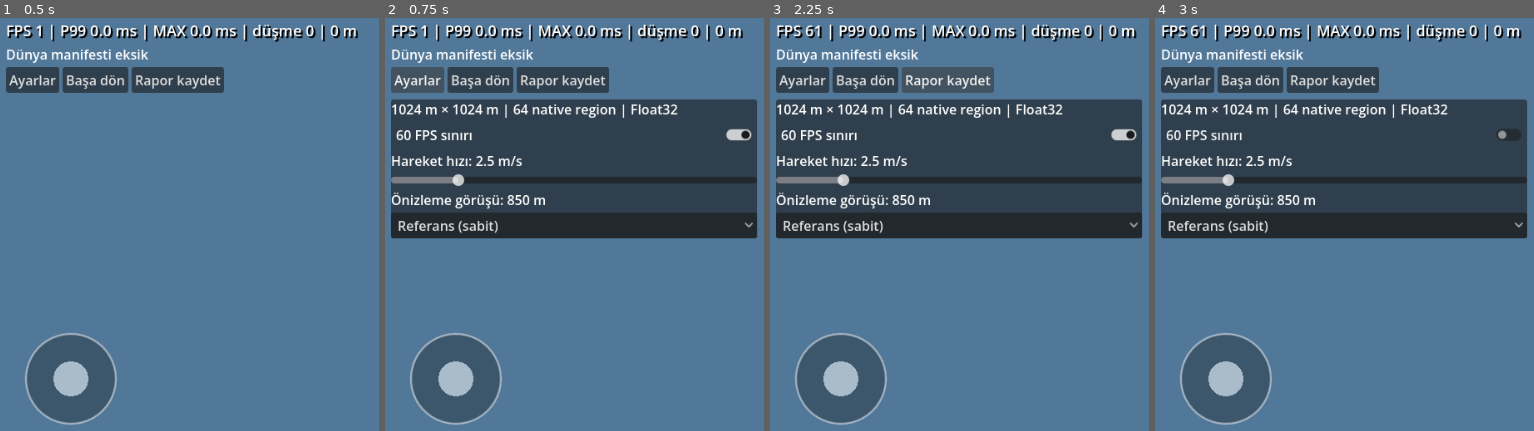
Above: before the commit, frames 1-4 (left to right).
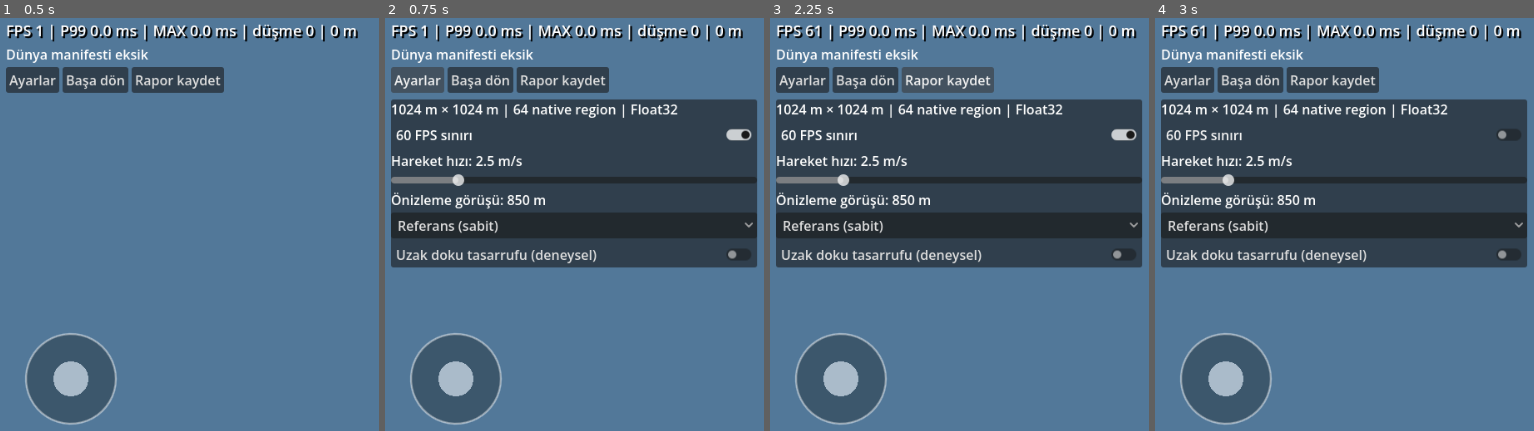
Above: after the commit, the same moments.

Repository: mehmetdem2005/FareOyunu
Game: Godot game, scene res://play.tscn
The game is run twice, just before and just after one commit, with the same random seed, the same clock (stepped at 60 frames per second) and the same inputs.
Inputs:
- Up to frame 1 (0.5 s): no input
- Up to frame 2 (0.75 s): click "Ayarlar" at 0.5 s
- Up to frame 3 (2.25 s): click "Başa dön" at 1.25 s; click "Rapor kaydet" at 2 s
- Up to frame 4 (3 s): click "60 FPS sınırı" at 2.75 s

Frame 1 is identical in both runs. In frame 2, 7.0% of the frame differs, in the area x 1-99%, y 53-61%; in frame 3, 7.0%; in frame 4, 7.0%.

Commit message:
perf(P1.8.4-5): defer unsafe horizon culling; opt-in exact zero-weight distant material sampling

Diff:
--- a/tools/terrain3d_runtime/play.gd
+++ b/tools/terrain3d_runtime/play.gd
@@ -4,6 +4,7 @@
 const PreviewRange = preload("res://preview_range.gd")
 var preview_range := PreviewRange.new()
 var range_label: Label
+var far_material_skip := false
 var recorder := Recorder.new()
 var report_path := ""
 var load_begin := 0
@@ -171,6 +172,15 @@
 		apply_preview_range("manual_selection")
 	)
 	box.add_child(range_options)
+	var far_skip := CheckButton.new()
+	far_skip.text = "Uzak doku tasarrufu (deneysel)"
+	far_skip.toggled.connect(func(enabled: bool):
+		far_material_skip = enabled
+		if backend != null:
+			backend.terrain.get("material").call("set_shader_param","far_exact_texture_skip",enabled)
+		recorder.event("far_texture_skip",enabled)
+	)
+	box.add_child(far_skip)
 
 func apply_preview_range(reason: String) -> void:
 	var old_far := camera.far
@@ -238,6 +248,7 @@
 		fail_load("Başlangıç yüksekliği okunamadı")
 		return
 	backend = next
+	backend.terrain.get("material").call("set_shader_param","far_exact_texture_skip",far_material_skip)
 	spawn = Vector3(player.position.x,height+SPAWN_CLEARANCE_M,player.position.z)
 	respawn()
 	loading = false
@@ -250,6 +261,7 @@
 	# CPU wall-clock calls, not GPU completion timestamps. Recorded once, not per frame.
 	recorder.event("startup_phases_us",phases)
 	recorder.event("startup_io",backend.startup_io)
+	recorder.event("far_texture_skip",far_material_skip)
 	# Analytical clipmap tile coverage, not a visibility or GPU timing measurement.
 	var lod_count := int(backend.terrain.get("mesh_lods"))
 	var tile_size := int(backend.terrain.get("mesh_size"))
--- a/tools/terrain3d_runtime/shaders/world_surface.gdshader
+++ b/tools/terrain3d_runtime/shaders/world_surface.gdshader
@@ -311,6 +311,9 @@
 uniform sampler2D rock_tex : source_color, filter_linear_mipmap, repeat_enable;
 uniform sampler2D sand_tex : source_color, filter_linear_mipmap, repeat_enable;
 uniform sampler2D grass_tex : source_color, filter_linear_mipmap, repeat_enable;
+// Explicit opt-in. Near material and default reference remain unchanged.
+uniform bool far_exact_texture_skip = false;
+uniform float far_texture_skip_start_m : hint_range(16.0, 512.0, 1.0) = 64.0;
 
 void fragment() {
 	// Recover UVs
@@ -493,13 +496,59 @@
 	float variation = 0.5 + 0.25*sin(p.x*0.073 + p.z*0.026) + 0.25*sin(p.z*0.119-p.x*0.032);
 	float meadow = smoothstep(0.25, 0.65, variation) * (1.0-low) * (1.0-high) * (1.0-steep);
 	vec2 world_uv = p.xz;
-	vec3 soil = texture(soil_tex, world_uv / 2.6).rgb;
-	vec3 grass = texture(grass_tex, world_uv / 3.1).rgb;
-	vec3 sand = texture(sand_tex, world_uv / 1.8).rgb;
-	vec3 rock = texture(rock_tex, world_uv / 5.0).rgb;
-	vec3 base = mix(soil, grass, meadow);
-	base = mix(base,sand,low*(1.0-steep));
-	base = mix(base,rock,max(steep,high*0.58));
+	float sand_weight = low*(1.0-steep);
+	float rock_weight = max(steep,high*0.58);
+	// Derivatives evaluated in uniform flow, before any fragment-varying branch.
+	vec2 dx = dFdx(world_uv);
+	vec2 dy = dFdy(world_uv);
+	vec3 base;
+	if (!far_exact_texture_skip) {
+		vec3 soil = texture(soil_tex, world_uv / 2.6).rgb;
+		vec3 grass = texture(grass_tex, world_uv / 3.1).rgb;
+		vec3 sand = texture(sand_tex, world_uv / 1.8).rgb;
+		vec3 rock = texture(rock_tex, world_uv / 5.0).rgb;
+		base = mix(soil, grass, meadow);
+		base = mix(base,sand,low*(1.0-steep));
+		base = mix(base,rock,max(steep,high*0.58));
+	} else if (distance(p.xz, v_camera_pos.xz) >= far_texture_skip_start_m) {
+		// Skip only mathematically zero-contribution inputs, never approximate weights.
+		// Explicit gradients preserve the mip footprint in non-uniform control flow.
+		if (rock_weight >= 1.0) {
+			base = textureGrad(rock_tex, world_uv / 5.0, dx / 5.0, dy / 5.0).rgb;
+		} else {
+			if (sand_weight >= 1.0) {
+				base = textureGrad(sand_tex, world_uv / 1.8, dx / 1.8, dy / 1.8).rgb;
+			} else {
+				if (meadow <= 0.0) {
+					base = textureGrad(soil_tex, world_uv / 2.6, dx / 2.6, dy / 2.6).rgb;
+				} else if (meadow >= 1.0) {
+					base = textureGrad(grass_tex, world_uv / 3.1, dx / 3.1, dy / 3.1).rgb;
+				} else {
+					vec3 soil = textureGrad(soil_tex, world_uv / 2.6, dx / 2.6, dy / 2.6).rgb;
+					vec3 grass = textureGrad(grass_tex, world_uv / 3.1, dx / 3.1, dy / 3.1).rgb;
+					base = mix(soil, grass, meadow);
+				}
+				if (sand_weight > 0.0) {
+					vec3 sand = textureGrad(sand_tex, world_uv / 1.8, dx / 1.8, dy / 1.8).rgb;
+					base = mix(base, sand, sand_weight);
+				}
+			}
+			if (rock_weight > 0.0) {
+				vec3 rock = textureGrad(rock_tex, world_uv / 5.0, dx / 5.0, dy / 5.0).rgb;
+				base = mix(base, rock, rock_weight);
+			}
+		}
+	} else {
+		// Reference path uses explicit gradients too, so the distance branch does
+		// not invalidate implicit derivatives at its boundary.
+		vec3 soil = textureGrad(soil_tex, world_uv / 2.6, dx / 2.6, dy / 2.6).rgb;
+		vec3 grass = textureGrad(grass_tex, world_uv / 3.1, dx / 3.1, dy / 3.1).rgb;
+		vec3 sand = textureGrad(sand_tex, world_uv / 1.8, dx / 1.8, dy / 1.8).rgb;
+		vec3 rock = textureGrad(rock_tex, world_uv / 5.0, dx / 5.0, dy / 5.0).rgb;
+		base = mix(soil, grass, meadow);
+		base = mix(base,sand,sand_weight);
+		base = mix(base,rock,rock_weight);
+	}
 	ALBEDO = base * mix(0.82,1.12,variation);
 	ROUGHNESS = 0.88;
 	SPECULAR = 0.14;
Not shown, changed: docs/native_terrain3d/ENGINEERING_DECISIONS_TR.md
Not shown, changed: docs/native_terrain3d/HANDOFF_START_HERE_TR.md
Not shown, added: docs/native_terrain3d/NATIVE_HORIZON_CULLING_AUDIT_TR.md
Not shown, changed: docs/native_terrain3d/NATIVE_TERRAIN3D_MASTER_PLAN_TR.md
Not shown, changed: docs/native_terrain3d/PROGRESS_TR.md
